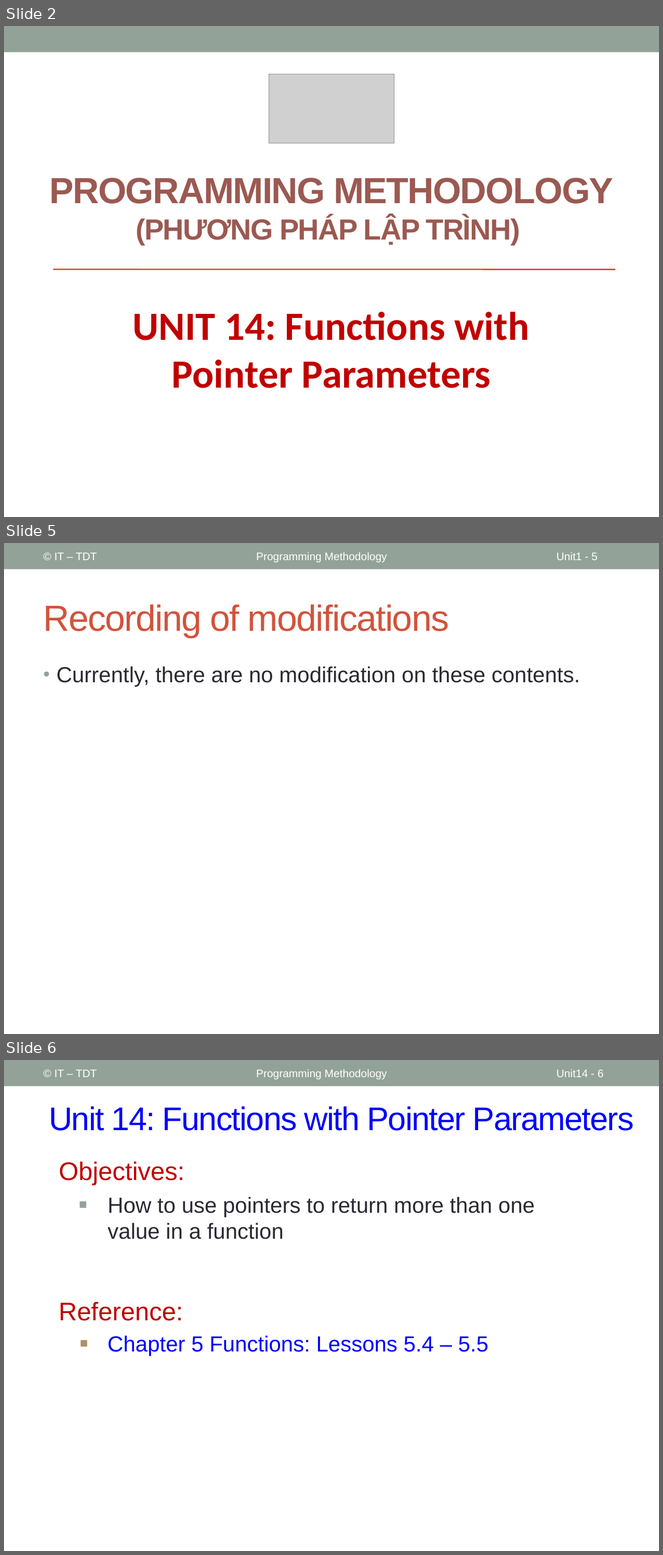
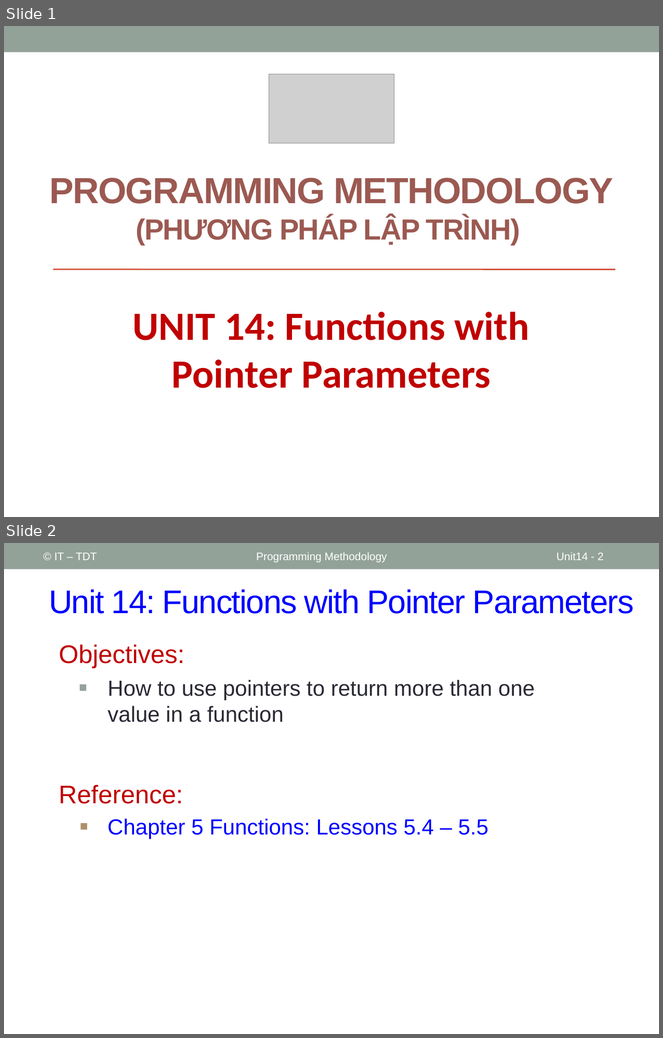
Before and after one commit to coder1097/Programming-Methodology, a slide deck: PPLT_Slides/Slides/Unit14_Functions_with_Pointer_Parameters.pptx. Shown one above the other, each under a label of ours: slides 2, 5 and 6 before the commit, slides 1 and 2 after it; the slides between them are not shown. The pictures are 663x1555 and 663x1038 pixels, drawn with LibreOffice and Linux fonts; fonts in the diff are those of the drawing; grey boxes stand for pictures. Boxes give left, top, right and bottom in pixels: in the first picture for what was removed or moved away, otherwise in the second. Text is boxed around its words. In the diff, an @@ line names an element or a change of style, - is before the commit and + after.

```diff
--- a/PPLT_Slides/Slides/Unit14_Functions_with_Pointer_Parameters.pptx
+++ b/PPLT_Slides/Slides/Unit14_Functions_with_Pointer_Parameters.pptx
@@ slide 5 removed at (4, 543, 659, 1034), background #FFFFFF; not listed: 1 template element that a slide beside it also shows @@
@@ text removed at (54, 552, 97, 560) @@
-© IT – TDT
@@ text removed at (256, 552, 387, 562) @@
-Programming Methodology
@@ page number removed at (557, 552, 598, 560) @@
-Unit1 - 5
@@ title removed at (44, 604, 449, 638) @@
-Recording of modifications
@@ text removed at (57, 666, 580, 687) @@
-• Currently, there are no modification on these contents.
@@ what was slide 2 is now slide 1 @@
@@ what was slide 6 is now slide 2 @@
@@ page number at (557, 552, 604, 560): text changed @@
-Unit14 - 6
+Unit14 - 2
```
Also in this commit, not shown: 4 other slides removed, 35 other files.
